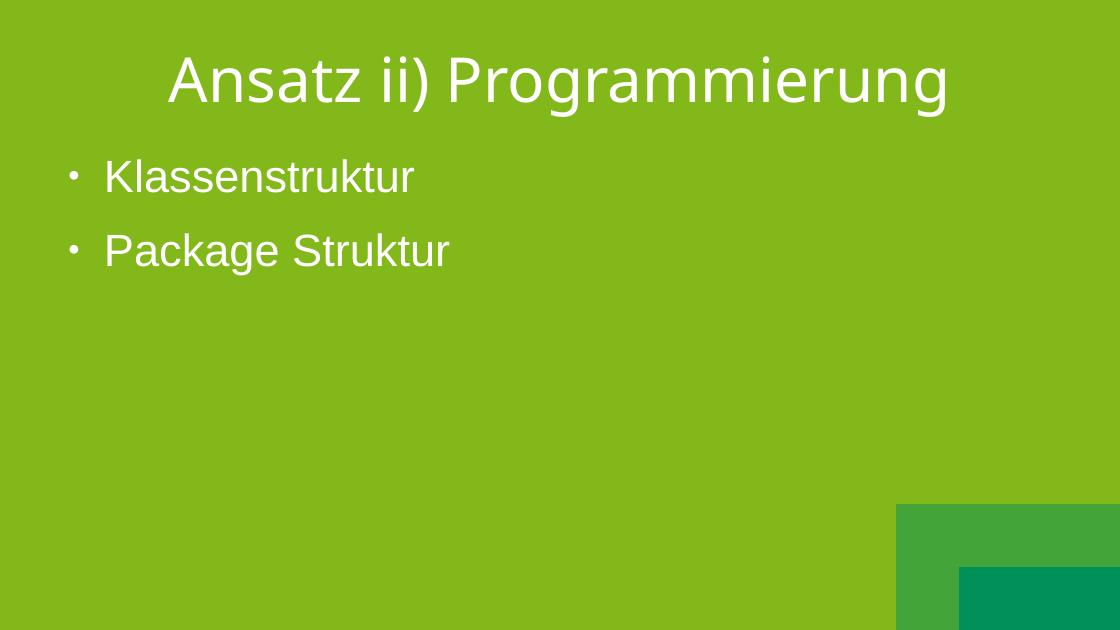
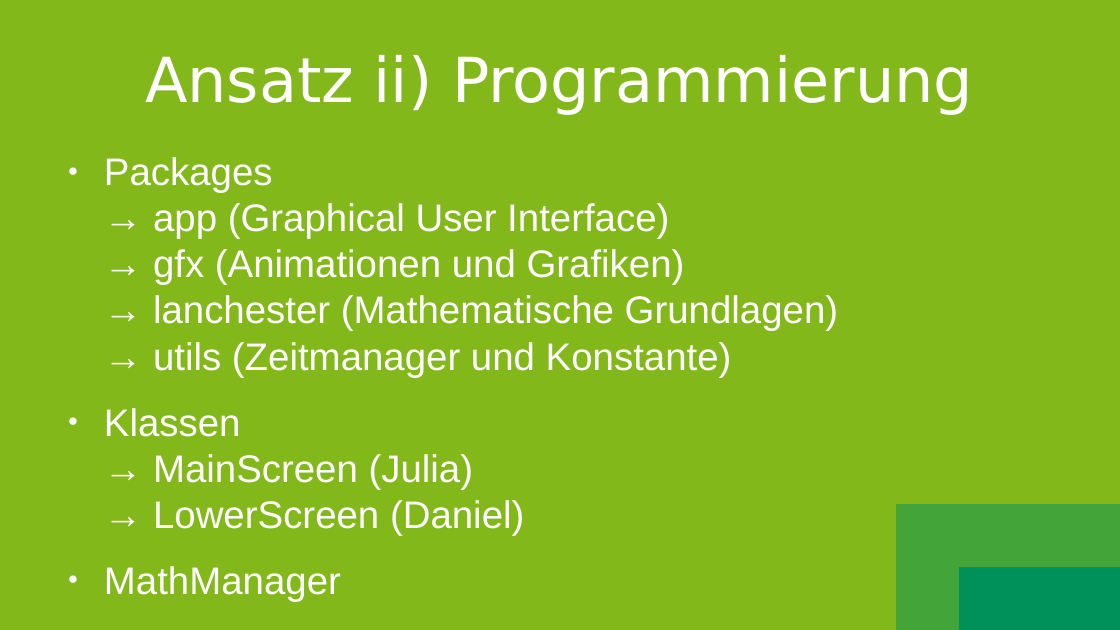
Before and after one commit to SootDan/LanchesterModell, a slide deck: slide 7 of Prasentation.odp. Drawn at 1120x630 pixels with LibreOffice and Linux fonts; fonts in the diff are those of the drawing. Boxes give left, top, right and bottom in pixels: in the first picture for what was removed or moved away, otherwise in the second. Text is boxed around its words. In the diff, an @@ line names an element or a change of style, - is before the commit and + after.

```diff
--- a/Prasentation.odp
+++ b/Prasentation.odp
@@ title "Ansatz ii) Programmierung" at <box>145,55,973,115</box>: font Noto Sans to DejaVu Sans @@
@@ text at <box>104,157,839,536</box>: text changed; size 32 to 27.2 pt @@
-● Klassenstruktur
-● Package Struktur
+● Packages
+  → app (Graphical User Interface)
+  → gfx (Animationen und Grafiken)
+  → lanchester (Mathematische Grundlagen)
+  → utils (Zeitmanager und Konstante)
+● Klassen
+  → MainScreen (Julia)
+  → LowerScreen (Daniel)
+● MathManager
```
Also in this commit, not shown: 6 other slides changed, 1 slide added, 1 slide removed, 2 other files.
